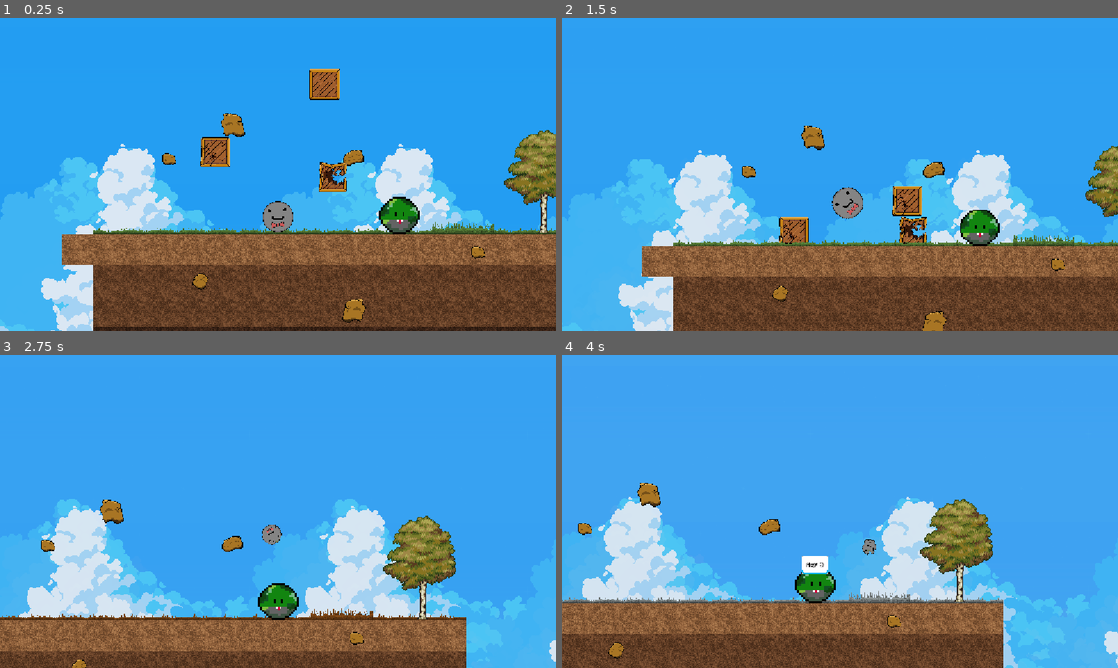
Above: before the commit, frames 1-4 (two rows, left to right).
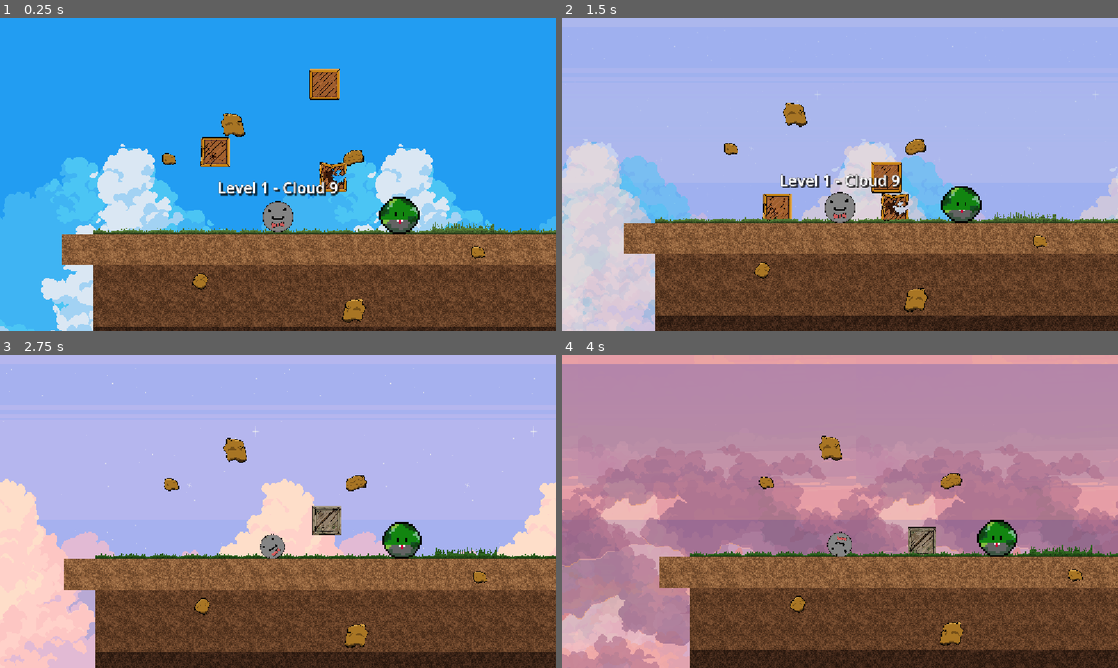
Above: after the commit, the same moments.

Repository: macmillanc/SAGameJam2026
Game: Godot game, scene res://scenes/tutorial.tscn
Same seed, same stepped clock (60 frames per second), same inputs: the game is played once before the commit and once after it. This scene is started directly instead of the project's main scene.
Inputs:
- Up to frame 1 (0.25 s): no input
- Up to frame 2 (1.5 s): tap Enter (advance_dialog) at 0.5 s; hold I (change_season) 0.53-1.28 s; hold D (right) from 0.53 s (still down); tap Space (jump) at 0.77, 0.8, 1.07, 1.35 s
- Up to frame 3 (2.75 s): tap Space (jump) at 1.52, 1.82, 2.3 s; tap I (change_season) at 1.55 s; release D (right) at 2.03 s; hold A (left) from 2.03 s (still down); hold Enter (advance_dialog) from 2.03 s (still down)
- Up to frame 4 (4 s): release A (left) at 2.78 s; release Enter (advance_dialog) at 2.78 s; hold D (right) from 2.78 s (still down); tap I (change_season) at 2.85 s; tap Space (jump) at 3.02, 3.32, 3.77, 3.8 s; hold E (interact) from 3.53 s (still down)

The runs differ from the first frame. In frame 1, 2.5% of the frame differs, in the area x 0-100%, y 35-69%; in frame 2, 88%; in frame 3, 97%, in the area x 0-100%, y 0-100%; in frame 4, 96%.

Commit message:
boatloads of progress

Diff:
--- a/sagj-26/project.godot
+++ b/sagj-26/project.godot
@@ -11,7 +11,7 @@
 [application]
 
 config/name="SAGJ26"
-run/main_scene="uid://db5ydef25yfl7"
+run/main_scene="uid://3mx3h7pbleho"
 config/features=PackedStringArray("4.7", "Forward Plus")
 config/icon="res://icon.svg"
 
--- a/sagj-26/scenes/background.gd
+++ b/sagj-26/scenes/background.gd
@@ -1,61 +1,54 @@
 extends Node2D
 
-# Assign all 7 layers in chronological order in the Inspector
 @export var sky_sprites: Array[Sprite2D] = []
 @export var parallax_cloud_sprites: Array[Sprite2D] = []
 @export var large_cloud_sprites: Array[Sprite2D] = []
 
-# Length of a full day cycle in seconds
-@export var day_length_seconds: float = 120.0
-@export var fast_forward_boost: float = 100.0
+# Map Global.season to Inspector indices (0=Sky1, 1=Sky2, 6=Sky7, 7=Sky8)
+var season_texture_map: Dictionary = {
+	0: 0, # Spring -> Sky 1 (Index 0)
+	1: 1, # Summer -> Sky 2 (Index 1)
+	2: 6, # Autumn -> Sky 7 (Index 6)
+	3: 7  # Winter -> Sky 8 (Index 7)
+}
 
-var time_of_day: float = 0.0 # Ranges from 0.0 to 1.0
-var direction: float = 1.0
+func _process(_delta: float) -> void:
+	var player = get_tree().get_first_node_in_group("player")
 
-func _process(delta: float) -> void:
-	# Advance time and ping-pong back/forth
-	var speed_multiplier: float = 1.0
-	if Engine.time_scale > 1.0:
-		speed_multiplier = fast_forward_boost
+	var active_from_index: int = season_texture_map.get(Global.season, 0)
+	var active_to_index: int = active_from_index
+	var blend_factor: float = 0.0
 
-	time_of_day += direction * (delta * speed_multiplier) / day_length_seconds
-	if time_of_day >= 1.0 or time_of_day <= 0.0:
-		direction *= -1
-		time_of_day = clamp(time_of_day, 0.0, 1.0)
+	# Check if the player is actively transitioning seasons
+	if player and "changing_season" in player and player.changing_season:
+		active_from_index = season_texture_map.get(player.start_season, 0)
+		active_to_index = season_texture_map.get(player.target_season, 0)
+		blend_factor = player.season_transition_progress
 
-	update_atmosphere_alpha(time_of_day)
+	var total_layers: int = max(
+		sky_sprites.size(),
+		max(parallax_cloud_sprites.size(), large_cloud_sprites.size())
+	)
 
-func update_atmosphere_alpha(t: float) -> void:
-	var total_stages := sky_sprites.size()
-	if total_stages == 0:
-		return
+	for i in range(total_layers):
+		var target_alpha: float = 0.0
 
-	# Calculate transition segments across all array stages
-	var num_segments := total_stages - 1
-	var raw_index := t * num_segments
+		if blend_factor > 0.0:
+			# Smoothly crossfade from start season to target season
+			if i == active_from_index:
+				target_alpha = 1.0 - blend_factor
+			elif i == active_to_index:
+				target_alpha = blend_factor
+		else:
+			# Static state outside of transition
+			if i == active_from_index:
+				target_alpha = 1.0
 
-	var current_index := int(floor(raw_index))
-	current_index = clamp(current_index, 0, num_segments - 1)
-	var next_index := current_index + 1
+		_set_layer_alpha(sky_sprites, i, target_alpha)
+		_set_layer_alpha(parallax_cloud_sprites, i, target_alpha)
+		_set_layer_alpha(large_cloud_sprites, i, target_alpha)
 
-	# Blend factor between the current active stage and the next (0.0 to 1.0)
-	var blend_factor := raw_index - float(current_index)
 
-	# Update alpha values for skies and clouds simultaneously
-	for i in range(total_stages):
-		var target_alpha := 0.0
-
-		if i == current_index:
-			target_alpha = 1.0 - blend_factor # Fading out
-		elif i == next_index:
-			target_alpha = blend_factor      # Fading in
-
-		# Apply calculated alpha to all three layer groups
-		_set_sprite_alpha(sky_sprites, i, target_alpha)
-		_set_sprite_alpha(parallax_cloud_sprites, i, target_alpha)
-		_set_sprite_alpha(large_cloud_sprites, i, target_alpha)
-
-# Helper function to prevent null pointer crashes if an array slot is empty
-func _set_sprite_alpha(sprite_array: Array[Sprite2D], index: int, alpha: float) -> void:
+func _set_layer_alpha(sprite_array: Array[Sprite2D], index: int, alpha: float) -> void:
 	if index < sprite_array.size() and sprite_array[index] != null:
 		sprite_array[index].self_modulate.a = alpha
--- a/sagj-26/scenes/clouds.gd
+++ b/sagj-26/scenes/clouds.gd
@@ -1,14 +1,17 @@
 extends Parallax2D
 
-@export var base_cloud_speed: float = 5.0
-@export var fast_forward_boost: float = 20.0 # Extra multiplier during fast forward
+@export var base_cloud_speed: float = 15.0
+@export var season_boost_speed: float = 1200.0 # Extremely fast cloud movement during season shift
+@export var fast_forward_multiplier: float = 3.0
 
 func _process(delta: float) -> void:
-	var current_boost := 1.0
+	var current_speed: float = base_cloud_speed
 
-	# If time scale is boosted, give clouds an extra push to match player feel
-	if Engine.time_scale > 1.0:
-		current_boost = fast_forward_boost
+	var player = get_tree().get_first_node_in_group("player")
+	if player and "changing_season" in player and player.changing_season:
+		# Immediately switch to ultra-fast speed while season is transitioning
+		current_speed = season_boost_speed
+	elif Engine.time_scale > 1.0:
+		current_speed *= fast_forward_multiplier
 
-	# Scroll clouds
-	scroll_offset.x += base_cloud_speed * current_boost * delta
+	scroll_offset.x += current_speed * delta
--- a/sagj-26/scenes/game_over.tscn
+++ b/sagj-26/scenes/game_over.tscn
@@ -1,6 +1,6 @@
 [gd_scene format=3 uid="uid://b1xkv2663ydya"]
 
-[ext_resource type="Script" uid="uid://cjyl0grossbis" path="res://game_over.gd" id="1_y26ei"]
+[ext_resource type="Script" uid="uid://cjyl0grossbis" path="res://scripts/game_over.gd" id="1_y26ei"]
 
 [node name="GameOver" type="Control" unique_id=272180800]
 layout_mode = 3
--- a/sagj-26/scenes/large_clouds.gd
+++ b/sagj-26/scenes/large_clouds.gd
@@ -1,14 +1,16 @@
 extends Parallax2D
 
 @export var base_cloud_speed: float = 10.0
-@export var fast_forward_boost: float = 50.0 # Extra multiplier during fast forward
+@export var season_boost_speed: float = 1600.0 # Moving even faster than background for depth
+@export var fast_forward_multiplier: float = 5.0
 
 func _process(delta: float) -> void:
-	var current_boost := 1.0
+	var current_speed: float = base_cloud_speed
 
-	# If time scale is boosted, give clouds an extra push to match player feel
-	if Engine.time_scale > 1.0:
-		current_boost = fast_forward_boost
+	var player = get_tree().get_first_node_in_group("player")
+	if player and "changing_season" in player and player.changing_season:
+		current_speed = season_boost_speed
+	elif Engine.time_scale > 1.0:
+		current_speed *= fast_forward_multiplier
 
-	# Scroll clouds
-	scroll_offset.x += base_cloud_speed * current_boost * delta
+	scroll_offset.x += current_speed * delta
--- a/sagj-26/scenes/rock.tscn
+++ b/sagj-26/scenes/rock.tscn
@@ -43,3 +43,8 @@
 
 [node name="Air" type="Node2D" parent="States" unique_id=1745461648]
 script = ExtResource("10_8c0lt")
+
+[node name="LevelLabel" type="Label" parent="." unique_id=1743432162]
+offset_right = 40.0
+offset_bottom = 23.0
+text = "Level time"
--- a/sagj-26/scenes/tutorial.tscn
+++ b/sagj-26/scenes/tutorial.tscn
@@ -19,7 +19,6 @@
 [ext_resource type="Texture2D" uid="uid://d077nu7hcdyr" path="res://assets/Clouds/Clouds 7/1.png" id="8_7a100"]
 [ext_resource type="Texture2D" uid="uid://d2gpx37xwaaj8" path="res://assets/Clouds/Clouds 8/1.png" id="9_feaue"]
 [ext_resource type="Texture2D" uid="uid://cgxff5v3icehd" path="res://assets/Clouds/Clouds 1/1.png" id="9_nlqja"]
-[ext_resource type="Texture2D" uid="uid://dd4w4r0nfxguk" path="res://assets/GandalfHardcore FREE Platformer Assets/Birch1.png" id="9_tbcdj"]
 [ext_resource type="Script" uid="uid://cx8fhrpcnmahv" path="res://scenes/clouds.gd" id="10_06rsu"]
 [ext_resource type="Texture2D" uid="uid://dlsgvym0wmadk" path="res://assets/GandalfHardcore FREE Platformer Assets/Birch2.png" id="10_ej4tf"]
 [ext_resource type="Texture2D" uid="uid://dpf654u8dyh2q" path="res://assets/GandalfHardcore FREE Platformer Assets/Birch3.png" id="11_0hilk"]
@@ -317,11 +316,6 @@
 [node name="Npc" parent="." unique_id=403265676 instance=ExtResource("7_gbqnl")]
 position = Vector2(250, 27.5)
 
-[node name="Birch1" type="Sprite2D" parent="." unique_id=97405071]
-position = Vector2(545, -50)
-scale = Vector2(2, 2)
-texture = ExtResource("9_tbcdj")
-
 [node name="Birch2" type="Sprite2D" parent="." unique_id=2137841507]
 position = Vector2(951, 64)
 texture = ExtResource("10_ej4tf")
--- a/sagj-26/scripts/Controller.gd
+++ b/sagj-26/scripts/Controller.gd
@@ -18,29 +18,101 @@
 @export var speed: float = 400.0
 @export var max_speed: float = 500.0     # Hard velocity cap
 @export var accel: float = 900.0
-@export var decel: float = 1200.0
+@export var decel: float = 300.0
 @export var base_jump_velocity: float = -350.0
-@export var fall_limit: float = 1000.0
+@export var fall_limit: float = 500.0
 @export var max_lives: int = 3
 @export_file("*.tscn") var game_over_scene: String
 
 var current_lives: int
 var stage: int = 0
-var changing_season: bool = false
 var is_slowed: bool = false
 var gravity: int = ProjectSettings.get_setting("physics/2d/default_gravity")
 
 var hit_timer: float = 0.0
 var spin_direction: float = 1.0
 
+# --- Season Transition Variables ---
+var changing_season: bool = false
+var season_transition_progress: float = 0.0 # 0.0 to 1.0 progress tracking
+var start_season: int = 0
+var target_season: int = 0
+
+# --- Level Label Node Reference ---
+@onready var level_label: Label = $LevelLabel
+
 
 func _ready() -> void:
+	# Ensure Player is registered in the "player" group for background/cloud scripts
+	if not is_in_group("player"):
+		add_to_group("player")
+
 	current_lives = max_lives
 	if stage_textures.size() > stage and stage_textures[stage]:
 		sprite.texture = stage_textures[stage]
 	update_sprite_and_collision()
 	Global.last_played_level = get_tree().current_scene.scene_file_path
 
+	_setup_level_label()
+
+
+func _setup_level_label() -> void:
+	if not level_label:
+		level_label = get_node_or_null("LevelLabel") as Label
+
+	if not level_label:
+		push_error("Player.gd: Could not find 'LevelLabel' child node in rock.tscn!")
+		return
+
+	# Prevent label from spinning with player's rotation
+	level_label.top_level = true
+
+	# Parse current level number from scene file name
+	var current_scene_path: String = get_tree().current_scene.scene_file_path
+	var file_name: String = current_scene_path.get_file()
+
+	var RegExClass = RegEx.new()
+	RegExClass.compile("\\d+")
+	var match_result = RegExClass.search(file_name)
+
+	var level_num: int = 1
+	if match_result:
+		level_num = match_result.get_string().to_int()
+
+	# Lookup level name from Global
+	var level_name: String = "Unknown Area"
+	if "level_names" in Global and Global.level_names.has(level_num):
+		level_name = Global.level_names[level_num]
+
+	level_label.text = "Level %d - %s" % [level_num, level_name]
+
+	# Visual Styling: Size 32, White Text, 4px Grey Outline, Shadow
+	var settings = LabelSettings.new()
+	settings.font_size = 32
+	settings.font_color = Color.WHITE
+	settings.outline_size = 4
+	settings.outline_color = Color(0.4, 0.4, 0.4, 1.0)
+	settings.shadow_size = 6
+	settings.shadow_color = Color(0.0, 0.0, 0.0, 0.6)
+	settings.shadow_offset = Vector2(3, 3)
+
+	level_label.label_settings = settings
+	level_label.horizontal_alignment = HORIZONTAL_ALIGNMENT_CENTER
+	level_label.vertical_alignment = VERTICAL_ALIGNMENT_CENTER
+
+	level_label.global_position = global_position + Vector2(-level_label.size.x / 2.0, -80.0)
+	level_label.visible = true
+	level_label.modulate.a = 1.0
+
+	# Animate: Display 1.5s then fade over 1.0s
+	var tween = create_tween()
+	tween.tween_interval(1.5)
+	tween.tween_property(level_label, "modulate:a", 0.0, 1.0)
+	tween.tween_callback(func():
+		if is_instance_valid(level_label):
+			level_label.visible = false
+	)
+
 
 func _physics_process(delta: float) -> void:
 	if hit_timer > 0.0:
@@ -54,6 +126,10 @@
 	if not is_inside_tree():
 		return
 
+	# Keep label centered directly above the player while active
+	if is_instance_valid(level_label) and level_label.visible and level_label.modulate.a > 0:
+		level_label.global_position = global_position + Vector2(-level_label.size.x / 2.0, -80.0)
+
 	# Capture velocity BEFORE move_and_slide zeroes it out on collision
 	var pre_collision_velocity: Vector2 = velocity
 
@@ -67,41 +143,28 @@
 			var normal = collision.get_normal()
 			var impact_speed: float = abs(pre_collision_velocity.dot(normal))
 
-			# Ignore minor brushes or slides along surfaces
 			if impact_speed < 10.0:
 				continue
 
-			# Prevent rapid bounce loops if trapped against geometry
 			if hit_timer > 0.0:
 				velocity = velocity * 0.5
 				break
 
 			hit_timer = hit_cooldown
 
-			# Force scale decreases as stage increases (Rock gets smaller / lighter)
 			var force_multiplier: float = 1.0 - (clampf(stage, 0, 4) * 0.2)
 			var effective_impact_force: float = impact_speed * force_multiplier
 
-			# Apply damage to crate
 			collider.take_damage(effective_impact_force, crate_particle_scene)
-
-			# Apply physical pushing impulse to the RigidBody crate
 			collider.apply_central_impulse(-normal * push_force)
-
-			# Trigger camera shake
 			trigger_camera_shake(effective_impact_force)
 
-			# Bounce calculation
 			var bounced_vel = pre_collision_velocity.bounce(normal)
 			velocity = bounced_vel.normalized() * min(bounced_vel.length() * bounce_force, speed)
-
-			# Nudge player away from crate to avoid multi-frame collision overlap
 			global_position += normal * 2.0
-
 			spin_direction *= 1.0
 			break
 
-	# Enforce hard max speed cap
 	if velocity.length() > max_speed:
 		velocity = velocity.limit_length(max_speed)
 
@@ -127,14 +190,64 @@
 
 
 func _input(event: InputEvent) -> void:
-	if event.is_action_pressed("change_season") and not changing_season:
-		change_season()
+	# Ignore all new key presses during season transition
+	if changing_season:
+		return
+
+	# 1. Trigger using Input Map action "change_season"
+	if event.is_action_pressed("change_season"):
+		start_season_change(2.0)
+
+	# 2. Fallback direct key trigger (I key)
+	if event is InputEventKey and event.pressed and not event.echo:
+		if event.keycode == KEY_I:
+			start_season_change(2.0)
 
 	if event.is_action_pressed("slow_time"):
 		scale_time(2.0, 0.5)
 
 	if event.is_action_pressed("speed_time"):
 		scale_time(2.0, 2.0)
+
+
+func start_season_change(duration: float = 2.0) -> void:
+	if changing_season:
+		return
+
+	changing_season = true
+	start_season = Global.season
+	target_season = (Global.season + 1) % 4
+
+	print("SEASON: Starting smooth transition from ", start_season, " to ", target_season)
+
+	var elapsed: float = 0.0
+
+	# Continuous progress loop over the specified duration
+	while elapsed < duration:
+		await get_tree().process_frame
+		elapsed += get_process_delta_time()
+		season_transition_progress = clampf(elapsed / duration, 0.0, 1.0)
+
+	# Finalize season state
+	Global.season = target_season
+	season_transition_progress = 0.0
+	changing_season = false
+
+	# Advance stage growth
+	stage += 1
+	if stage >= 5:
+		game_over()
+		return
+
+	if stage_textures.size() > stage and stage_textures[stage]:
+		sprite.texture = stage_textures[stage]
+	update_sprite_and_collision()
+
+	# Notify active object groups
+	get_tree().call_group("season_objects", "update_grass")
+	get_tree().call_group("Crates", "on_season_changed")
+
+	print("SEASON: Transition complete! Current Global.season = ", Global.season)
 
 func apply_gravity(delta: float) -> void:
 	if not is_on_floor():
@@ -145,6 +258,10 @@
 	if hit_timer > 0.0:
 		return
 
+	# Override input direction to 0 if changing season so player decelerates naturally
+	if changing_season:
+		direction = 0.0
+
 	if delta < 0.0:
 		delta = get_physics_process_delta_time()
 
@@ -155,6 +272,10 @@
 
 
 func jump() -> void:
+	# Do not allow jumping while season is changing
+	if changing_season:
+		return
+
 	var jump_multiplier: float = pow(1.15, stage)
 	velocity.y = base_jump_velocity * jump_multiplier
 
@@ -198,31 +319,6 @@
 		get_tree().reload_current_scene()
 
 
-func change_season() -> void:
-	changing_season = true
-	var target_season = (Global.season + 1) % 4
-
-	for i in range(12):
-		Global.season = (Global.season + 1) % 4
-		get_tree().call_group("season_objects", "update_grass")
-		await get_tree().create_timer(0.075).timeout
-
-	Global.season = target_season
-	get_tree().call_group("season_objects", "update_grass")
-	# Calls 'on_season_changed()' on every active Crate node in the scene tree
-	get_tree().call_group("Crates", "on_season_changed")
-	changing_season = false
-
-	stage += 1
-	if stage >= 5:
-		game_over()
-		return
-
-	if stage_textures.size() > stage and stage_textures[stage]:
-		sprite.texture = stage_textures[stage]
-	update_sprite_and_collision()
-
-
 func update_sprite_and_collision() -> void:
 	var current_scale: float = pow(0.8, stage)
 
--- a/sagj-26/scripts/Global.gd
+++ b/sagj-26/scripts/Global.gd
@@ -3,3 +3,12 @@
 # This variable will save the file path of whatever level the player is currently in
 var last_played_level: String = ""
 var season = 0
+var highest_level = 0
+ # Map level numbers to their display names
+var level_names: Dictionary = {
+	1: "Cloud 9",
+	2: "Deep Water",
+	3: "Pollution inc",
+	4: "Deserted",
+	5: "Mt Doom"
+}
--- a/sagj-26/scripts/game_over.gd
+++ b/sagj-26/scripts/game_over.gd
@@ -8,4 +8,5 @@
 		print("Error: No level path was recorded in Global!")
 
 func _on_quit_button_pressed() -> void:
-	get_tree().quit()
+	Engine.time_scale = 1.0 # Unpause physics if paused
+	get_tree().change_scene_to_file("res://scenes/map.tscn")
Not shown: 1 places in sagj-26/scenes/tutorial.tscn that only renumber resources
